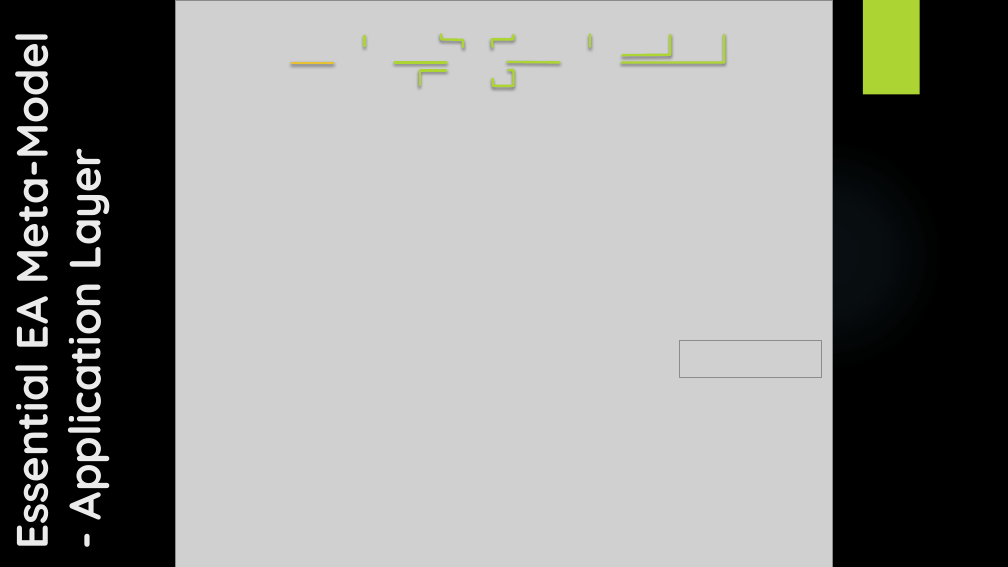
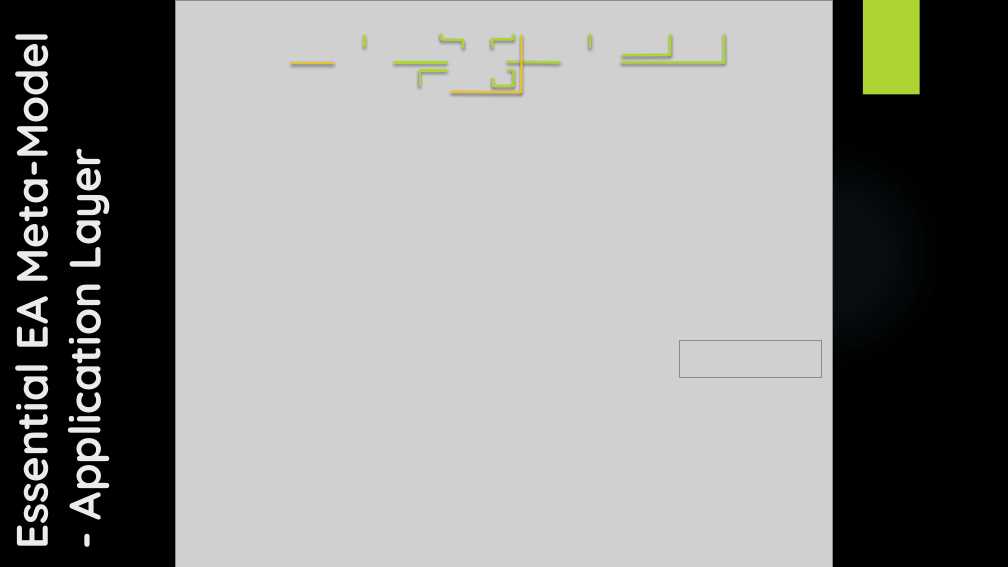
Before and after one commit to yasenstar/EA_MetaModel, a slide deck: slide 66 of Master_EAS_Meta-Model.pptx. Drawn at 1008x567 pixels with LibreOffice and Linux fonts; fonts in the diff are those of the drawing; grey boxes stand for pictures; background and template pictures are left out. Boxes give left, top, right and bottom in pixels: in the first picture for what was removed or moved away, otherwise in the second. Text is boxed around its words. In the diff, an @@ line names an element or a change of style, - is before the commit and + after.

```diff
--- a/Master_EAS_Meta-Model.pptx
+++ b/Master_EAS_Meta-Model.pptx
@@ freeform shape added at (452,36,522,92), outline #E6C133 2.25 pt @@
```
Also in this commit, not shown: 2 other slides changed, 4 slides added.
